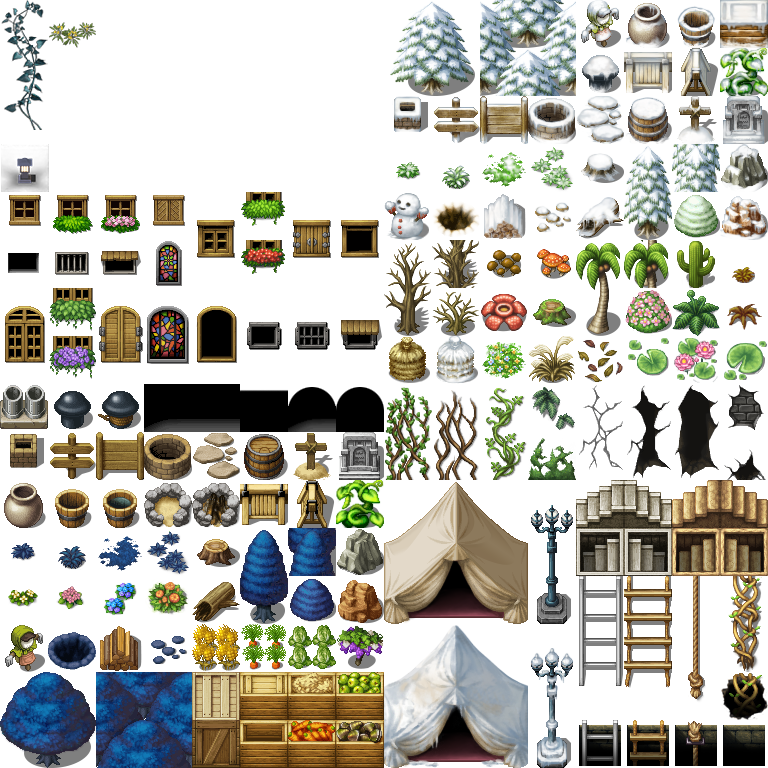
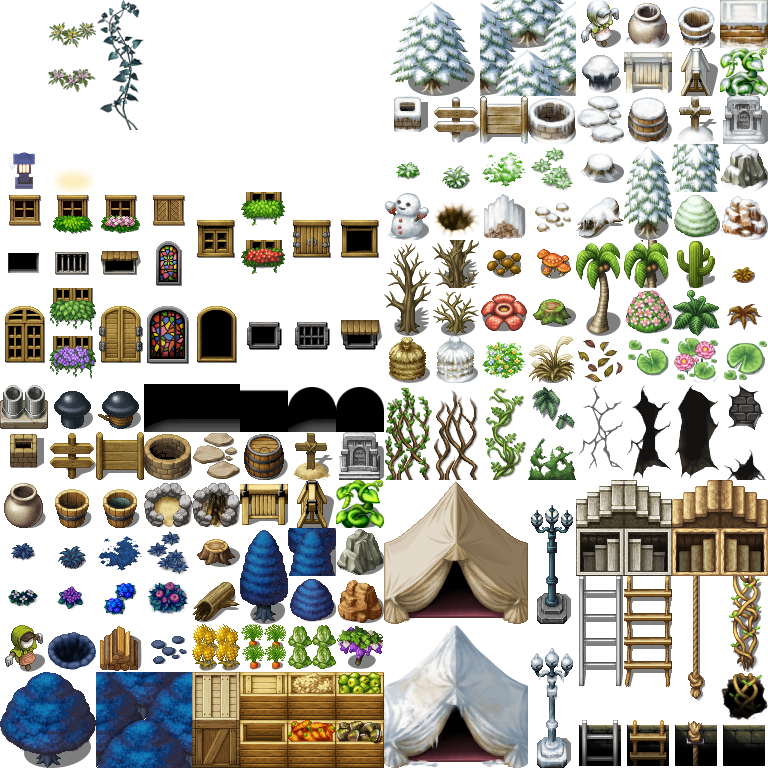
Revision of a layered w=768, h=768 image; what changed, layer by layer:
added layer "Ellipse 1" (52%) above "Layer 3" over (51, 166, 96, 196)
painted on "Lantern" over (1, 144, 49, 192)
added layer "Layer 4" above "Layer 2" over (48, 68, 96, 92)
painted on "Layer 2" over (1, 0, 144, 130)
